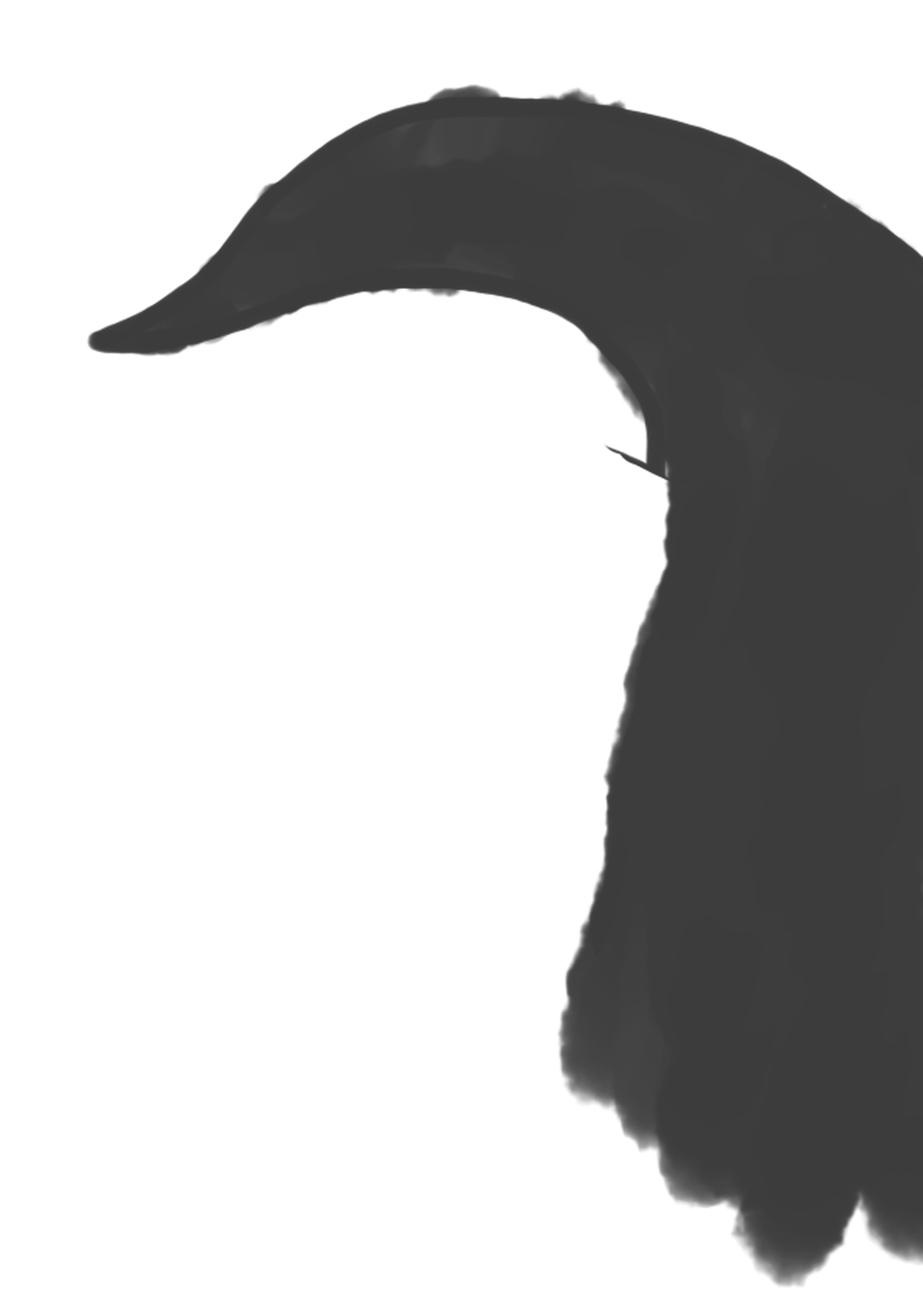
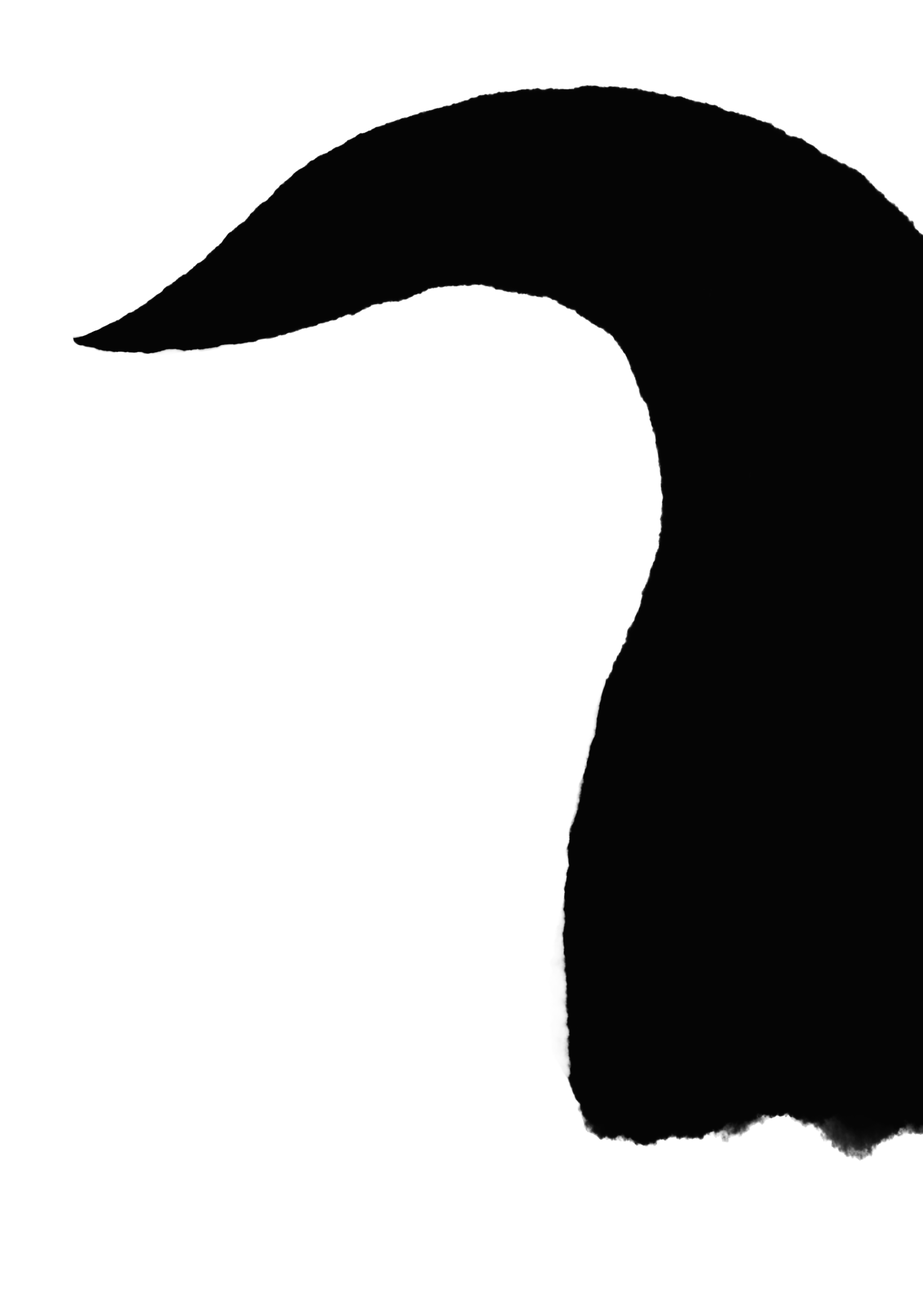
The second w=923, h=1290 image is a revision of the first. Changes to its layers:
added layer "レイヤー7" above "rough" over [72, 84, 923, 1162]
hid group "rough" (1 layers) over [86, 83, 923, 1289]
painted on "tanden" over [96, 83, 923, 1289]
